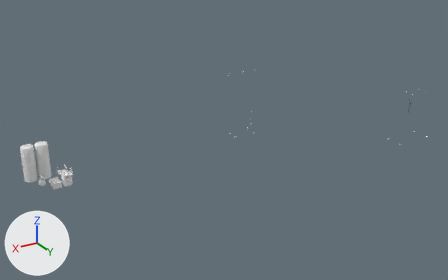
Before and after pictures for a commit that changed the FBX model TummyCon/Assets/Models/TummyCon2.0.fbx_items.fbx.
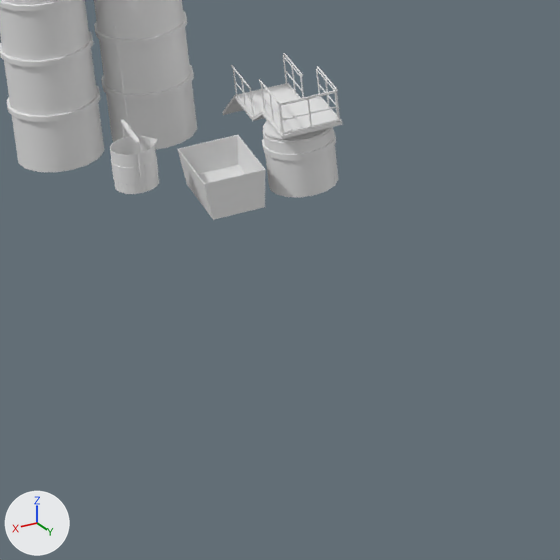
Each version is shown whole from a 50 mm camera at (94.2, 72.1, 54.6) aimed at (25.7, -42.0, -2.5), then close up on the part from 5% to 24% of the width and 56% to 86% of the height. Arrows for +X, +Y and +Z are at lower left; the lights stay in place. The older version's two pictures come first. Where no turn or scale is listed for an object, it has been applied to the vertices.
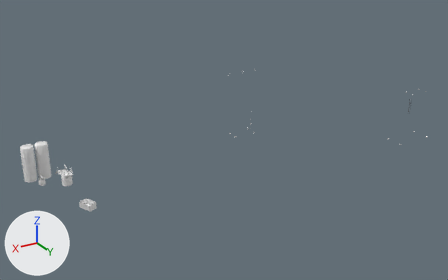
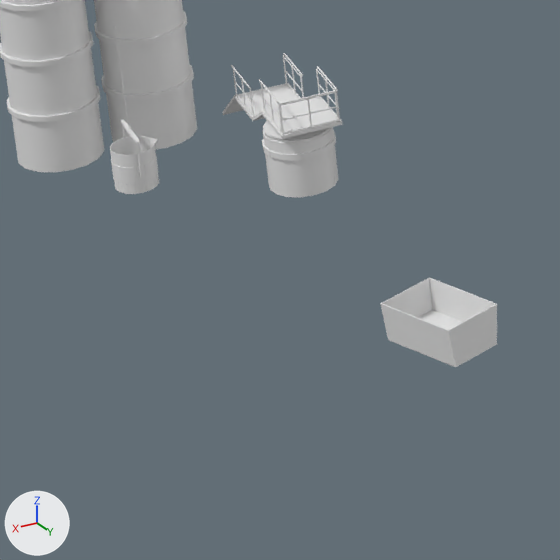
Location of each change, (x1, y1, x2, y2) in pixels of the close-ups (560 x 560 px):
'Cube.003', moved, turned
    before: (178, 135, 266, 220)
    after: (380, 278, 497, 367)

The change, as a diff of the scene's bpy script:
```diff
--- a/TummyCon/Assets/Models/TummyCon2.0.fbx_items.fbx.py
+++ b/TummyCon/Assets/Models/TummyCon2.0.fbx_items.fbx.py
@@ ob_cube_003 @@
 ob_cube_003 = bpy.data.objects.new('Cube.003', me_cube_002)
-ob_cube_003.location = (66.82, -36.22, -0.85)
-ob_cube_003.rotation_euler = (1.571, 0.0, 0.0)  # degrees (90, 0, 0)
+ob_cube_003.location = (64.26, -24.79, -0.85)
+ob_cube_003.rotation_euler = (1.571, 0.0, 0.421)  # degrees (90, 0, 24)
```
